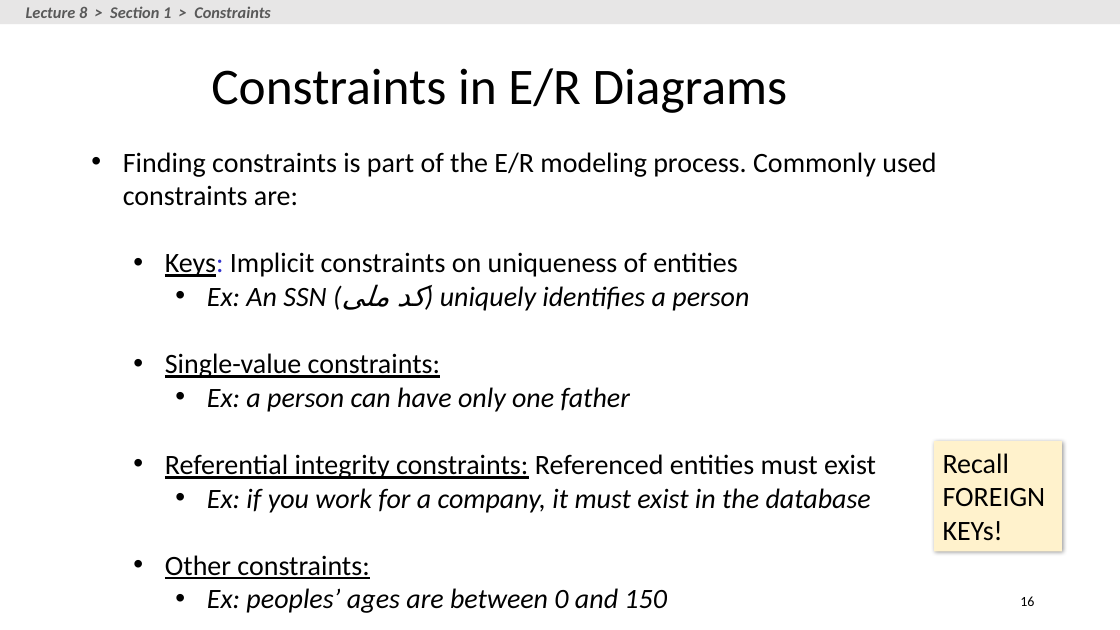
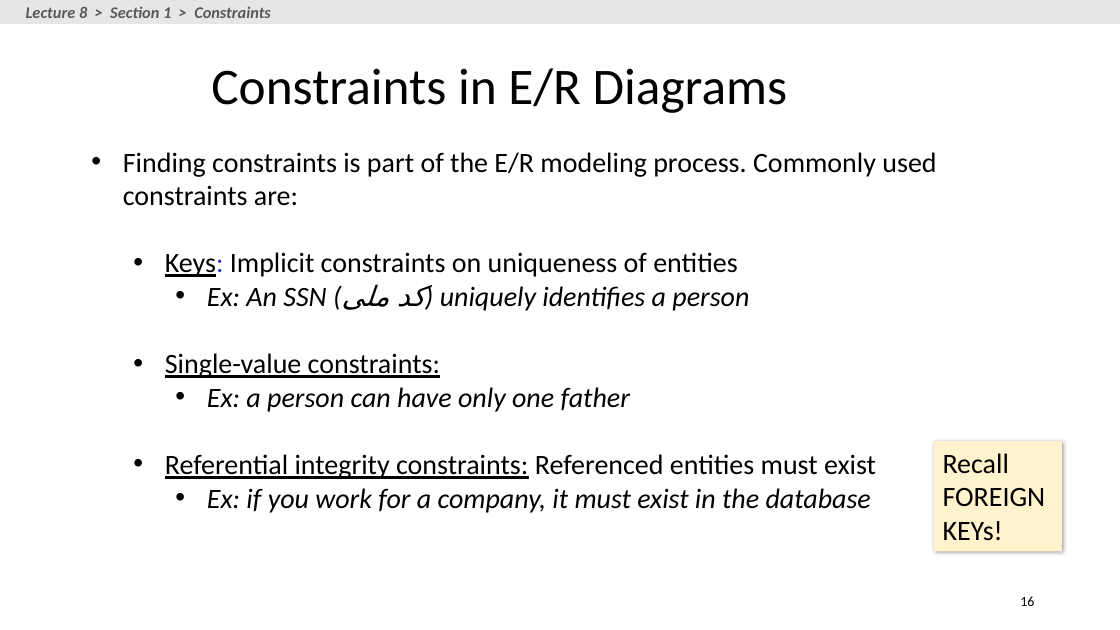
Before and after one commit to yazduni-cs/database-fall2018, a slide deck: slide 16 of lectures/lecture-6-7-8/Lecture_8_ER.pptx. Drawn at 1120x630 pixels with LibreOffice and Linux fonts; fonts in the diff are those of the drawing. Boxes give left, top, right and bottom in pixels: in the first picture for what was removed or moved away, otherwise in the second. Text is boxed around its words. In the diff, an @@ line names an element or a change of style, - is before the commit and + after.

```diff
--- a/lectures/lecture-6-7-8/Lecture_8_ER.pptx
+++ b/lectures/lecture-6-7-8/Lecture_8_ER.pptx
@@ text at (x1=165, y1=555, x2=667, y2=613): paragraphs removed @@
-  • Other constraints:
-    • Ex: peoples’ ages are between 0 and 150
```
Also in this commit, not shown: 1 other slide changed, 3 other files.
